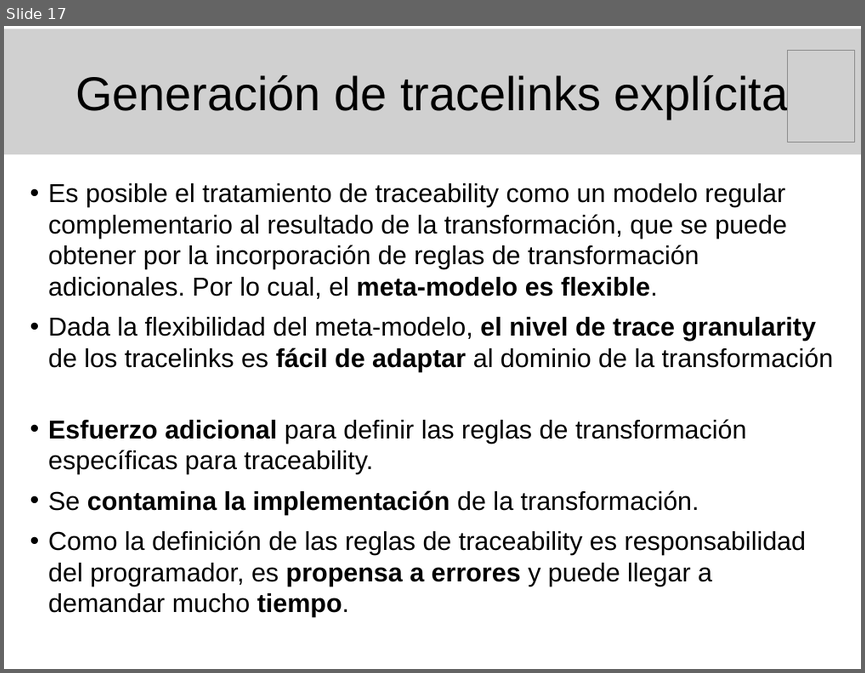
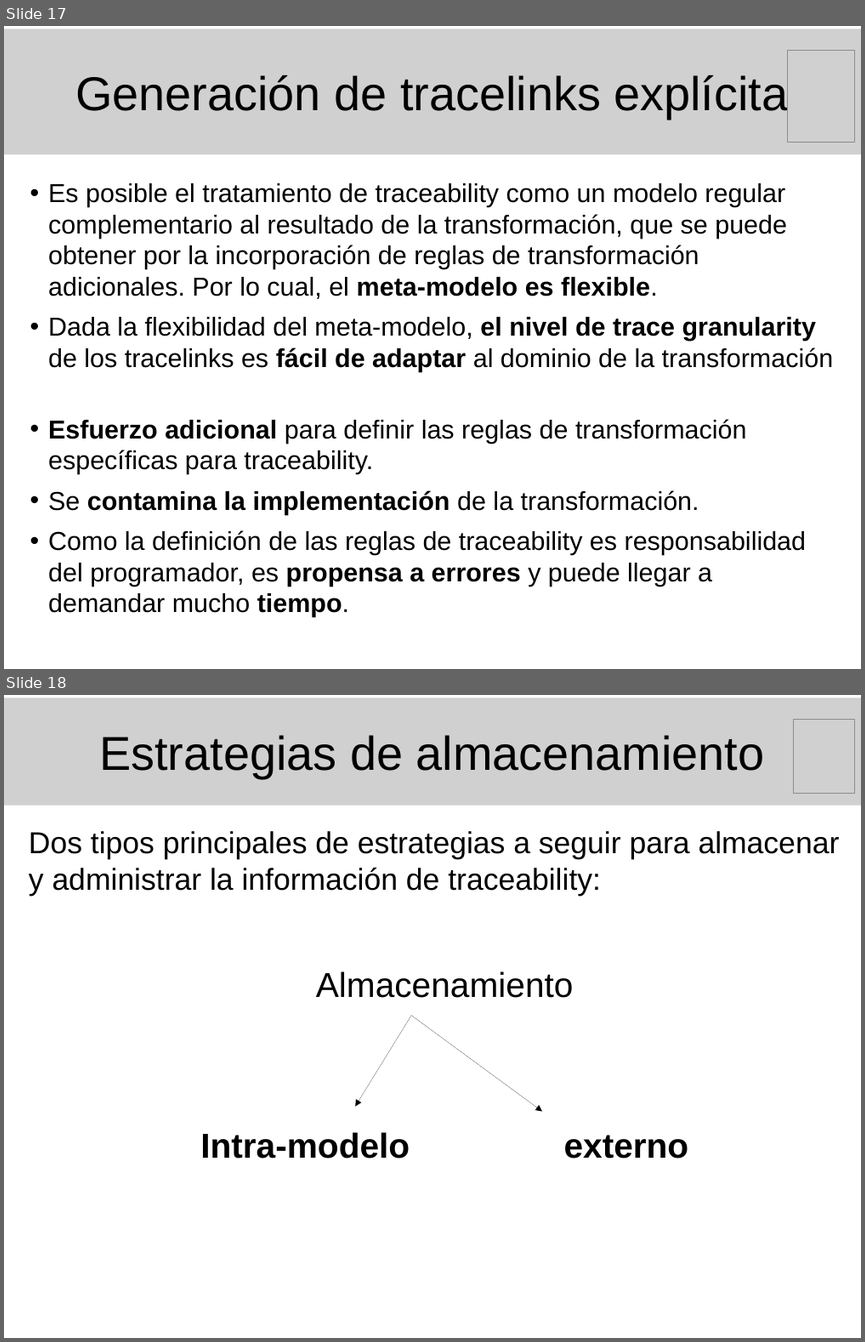
Before and after one commit to marianogili/TraceabilityEditor, a slide deck: Presentacion/PresentacionGili.odp. Shown one above the other, each under a label of ours: slide 17 before the commit, slides 17 and 18 after it. The pictures are 865x673 and 865x1342 pixels, drawn with LibreOffice and Linux fonts; fonts in the diff are those of the drawing; grey boxes stand for pictures. Boxes give left, top, right and bottom in pixels: in the first picture for what was removed or moved away, otherwise in the second. Text is boxed around its words. In the diff, an @@ line names an element or a change of style, - is before the commit and + after.

Commit message:
Presentación de la tesis: Tería de traceability -> Estrategia de almacenamiento intra-modelo.

```diff
--- a/Presentacion/PresentacionGili.odp
+++ b/Presentacion/PresentacionGili.odp
@@ slide 18 added at (4, 695, 861, 1338), background #FFFFFF @@
@@ picture added at (4, 698, 861, 805), 44 pt, text #000000 @@
+Estrategias de almacenamiento
@@ picture added at (794, 719, 856, 792) @@
@@ text added at (29, 831, 840, 1158), 28 pt, text #000000 @@
+Dos tipos principales de estrategias a seguir para almacenar y administrar la información de traceability:
+Almacenamiento
+Intra-modelo externo
@@ arrow added from (411, 1015) to (355, 1106), #000000 0 pt @@
@@ arrow added from (411, 1015) to (542, 1111), #000000 0 pt @@
```
Also in this commit, not shown: 1 other slide added.
